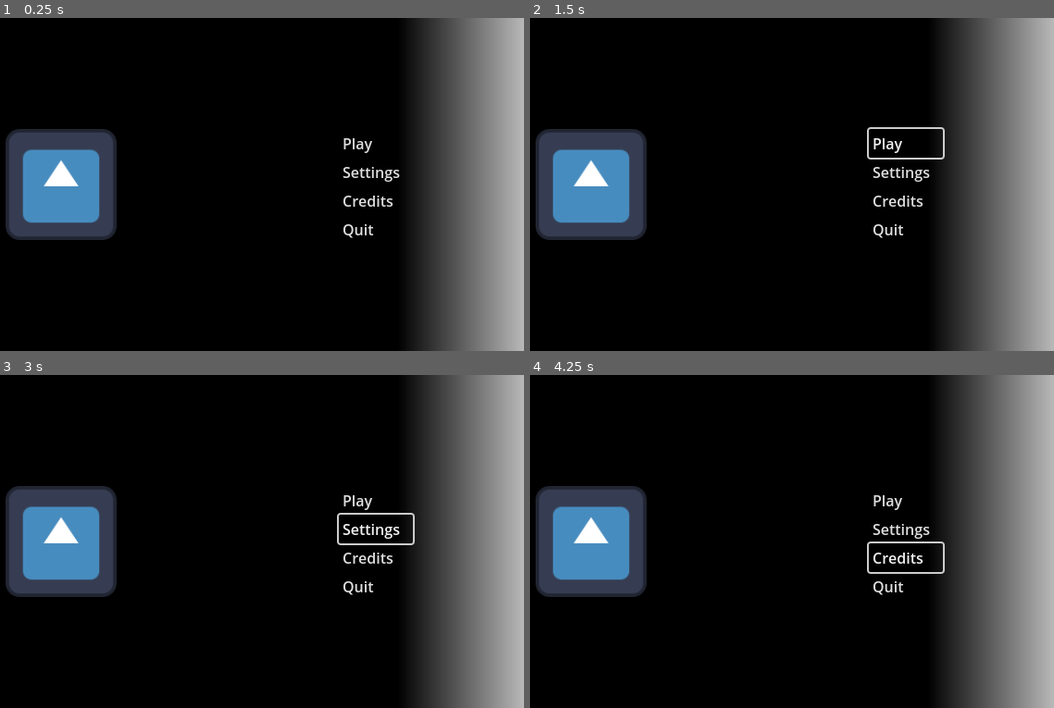
Above: before the commit, frames 1-4 (two rows, left to right).
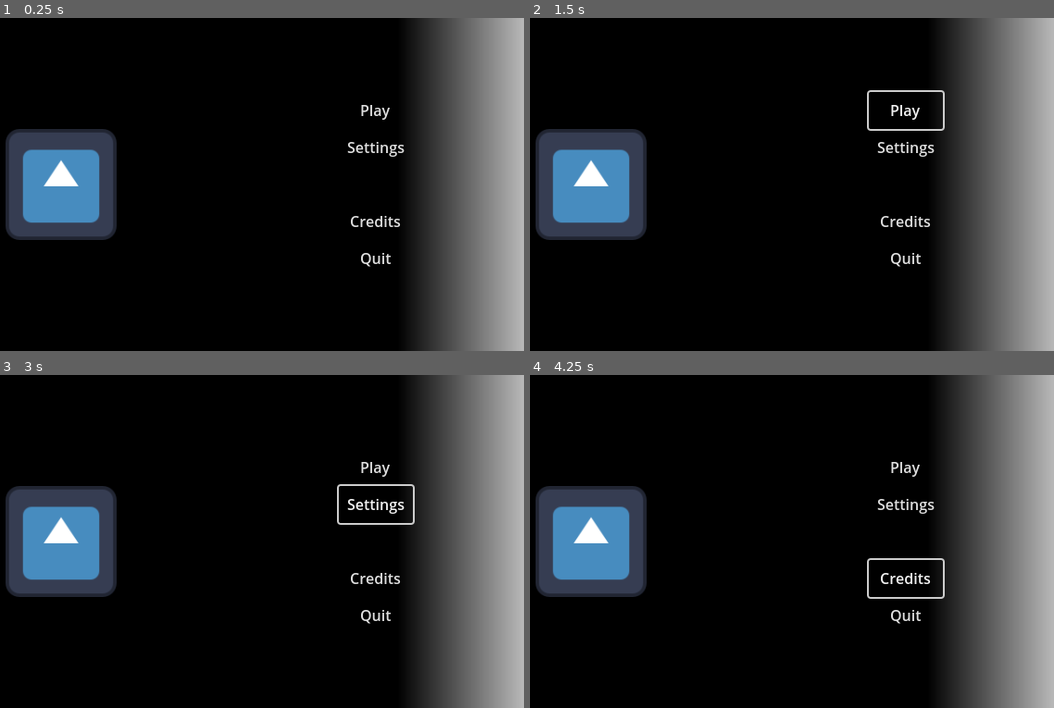
Above: after the commit, the same moments.

Repository: Neclusive/TheLostRanger
Game: Godot game, scene res://menu.tscn
The game is run twice, just before and just after one commit, with the same random seed, the same clock (stepped at 60 frames per second) and the same inputs. The engine's default icon, where the game draws it, is replaced by a stand-in: a white triangle on a blue panel in a dark square.
Inputs:
- Up to frame 1 (0.25 s): no input
- Up to frame 2 (1.5 s): click "Play" at 0.5 s; click "Play" at 1.25 s
- Up to frame 3 (3 s): click "Play" at 2 s; click "Settings" at 2.75 s
- Up to frame 4 (4.25 s): click "Credits" at 3.5 s

The runs differ from the first frame. In frame 1, 1.0% of the frame differs, in the area x 65-78%, y 26-75%; in frame 2, 1.5%, in the area x 64-80%, y 21-75%; in frame 3, 1.5%; in frame 4, 1.4%.

Commit message:
ACTUALLY updated menu

Diff:
--- a/game/menu.tscn
+++ b/game/menu.tscn
@@ -16,39 +16,32 @@
 texture = ExtResource("1_lti8b")
 
 [node name="menu_options" type="Node2D" parent="."]
-position = Vector2(430, 120)
+position = Vector2(440, 80)
 
 [node name="play" type="Button" parent="menu_options"]
-offset_left = 10.0
-offset_right = 90.0
-offset_bottom = 31.0
+offset_right = 80.0
+offset_bottom = 40.0
 text = "Play"
 flat = true
-alignment = 0
+metadata/_edit_use_anchors_ = true
 
 [node name="settings" type="Button" parent="menu_options"]
-offset_left = 10.0
-offset_top = 31.0
-offset_right = 90.0
-offset_bottom = 62.0
+offset_top = 40.0
+offset_right = 80.0
+offset_bottom = 80.0
 text = "Settings"
 flat = true
-alignment = 0
 
 [node name="credits" type="Button" parent="menu_options"]
-offset_left = 10.0
-offset_top = 62.0
-offset_right = 90.0
-offset_bottom = 93.0
+offset_top = 120.0
+offset_right = 80.0
+offset_bottom = 160.0
 text = "Credits"
 flat = true
-alignment = 0
 
-[node name="credits2" type="Button" parent="menu_options"]
-offset_left = 10.0
-offset_top = 93.0
-offset_right = 90.0
-offset_bottom = 124.0
+[node name="quit" type="Button" parent="menu_options"]
+offset_top = 160.0
+offset_right = 80.0
+offset_bottom = 200.0
 text = "Quit"
 flat = true
-alignment = 0
